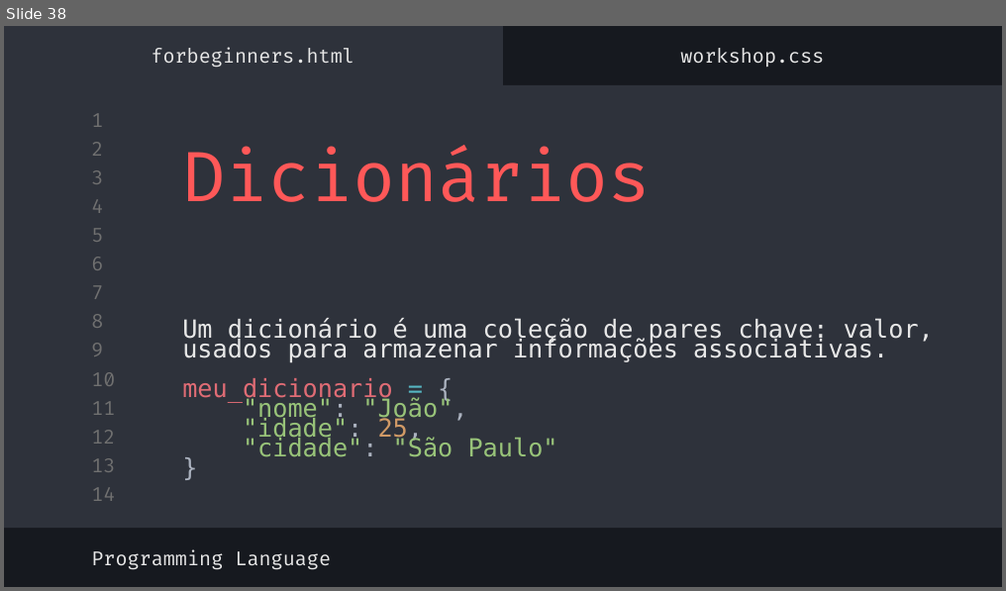
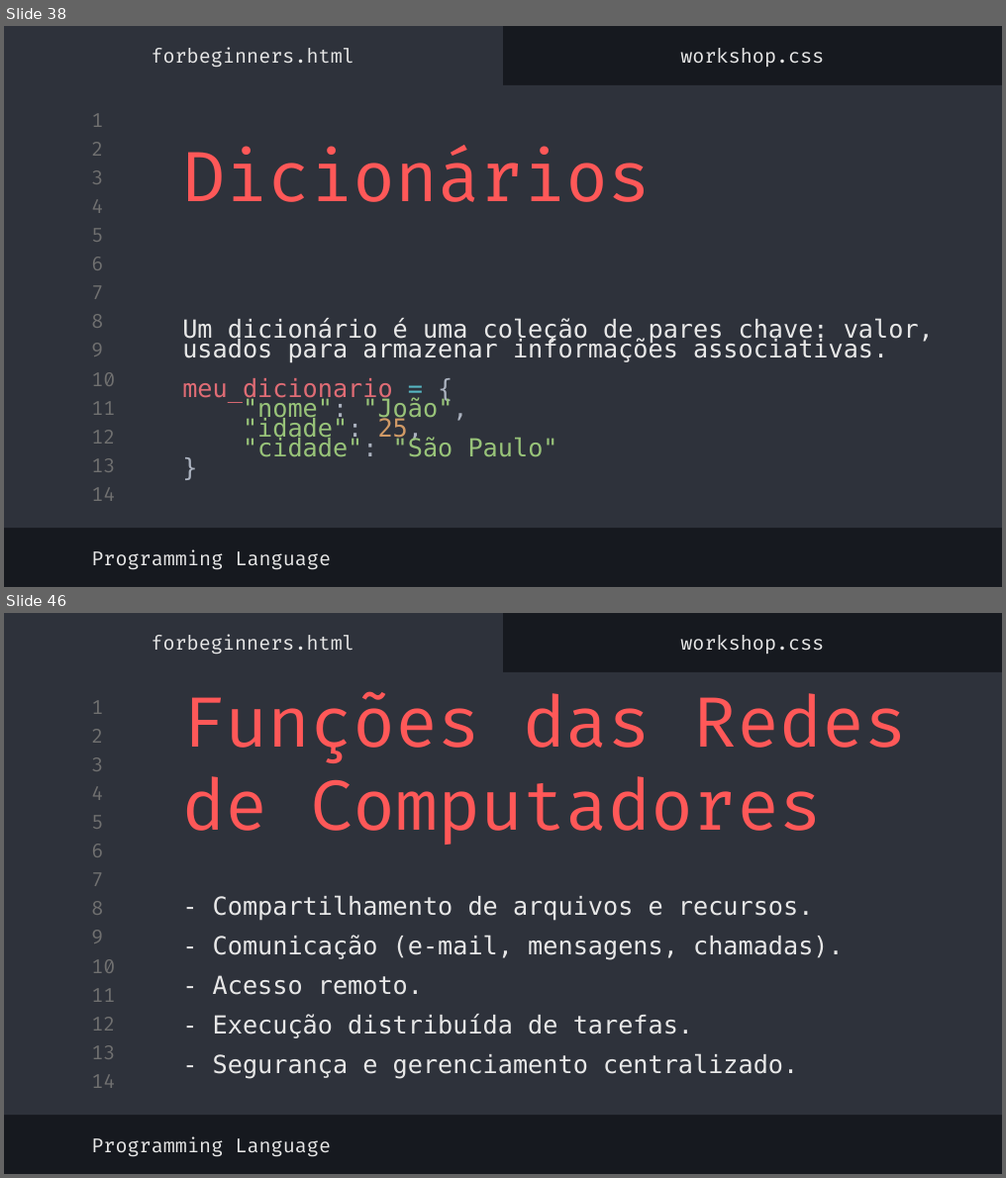
Before and after one commit to MatheusgMoreira/logica_programacao, a slide deck: lógica_de_programação.pptx. Shown one above the other, each under a label of ours: slide 38 before the commit, slides 38 and 46 after it; the slides between them are not shown. The pictures are 1006x591 and 1006x1178 pixels, drawn with LibreOffice and Linux fonts; fonts in the diff are those of the drawing. Boxes give left, top, right and bottom in pixels: in the first picture for what was removed or moved away, otherwise in the second. Text is boxed around its words. In the diff, an @@ line names an element or a change of style, - is before the commit and + after.

```diff
--- a/lógica_de_programação.pptx
+++ b/lógica_de_programação.pptx
@@ slide 46 added at <box>4,613,1002,1174</box>, background #16191F; not listed: 16 template elements that a slide beside it also shows @@
@@ subtitle added at <box>152,635,354,655</box>, 14 pt, text #E7E7E7 @@
+forbeginners.html
@@ subtitle added at <box>680,635,824,654</box>, 14 pt, text #E7E7E7 @@
+workshop.css
@@ title added at <box>182,691,907,845</box>, 50 pt, text #FF5858 @@
+Funções das Redes de Computadores
@@ title added at <box>213,895,844,1079</box>, 18 pt, text #E7E7E7 @@
+- Compartilhamento de arquivos e recursos.
+- Comunicação (e-mail, mensagens, chamadas).
+- Acesso remoto.
+- Execução distribuída de tarefas.
+- Segurança e gerenciamento centralizado.
@@ subtitle added at <box>91,1137,331,1157</box>, 14 pt, text #E7E7E7 @@
+Programming Language
```
Also in this commit, not shown: 8 other slides added.
